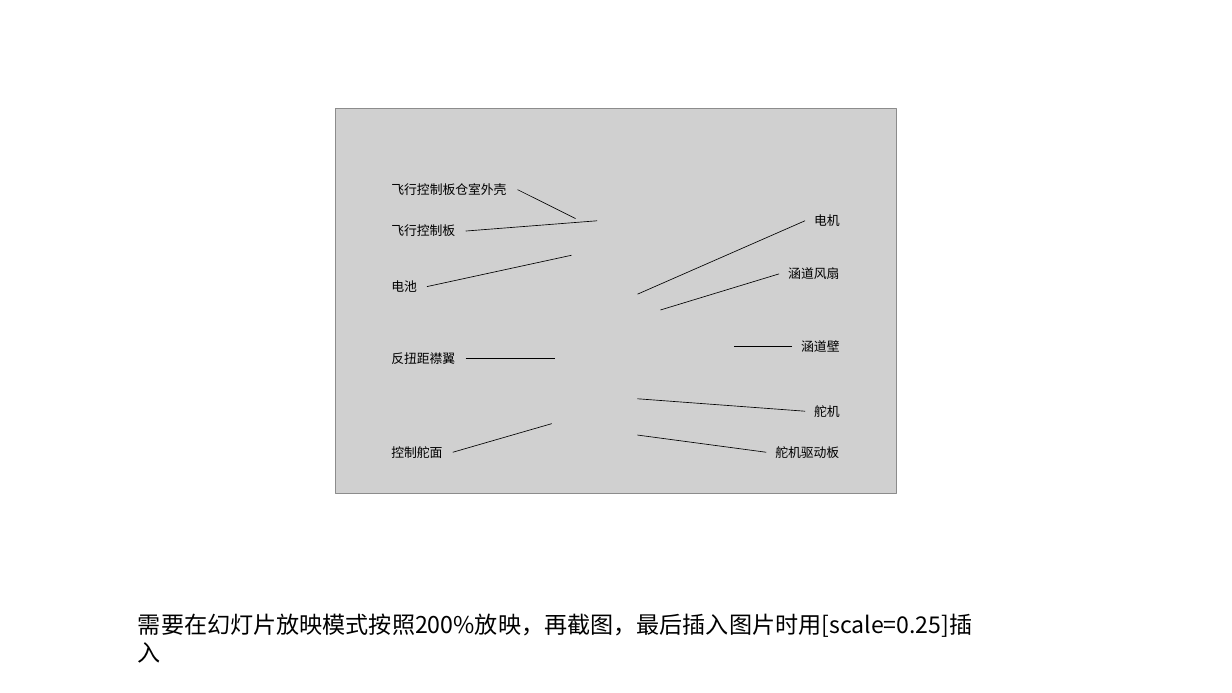
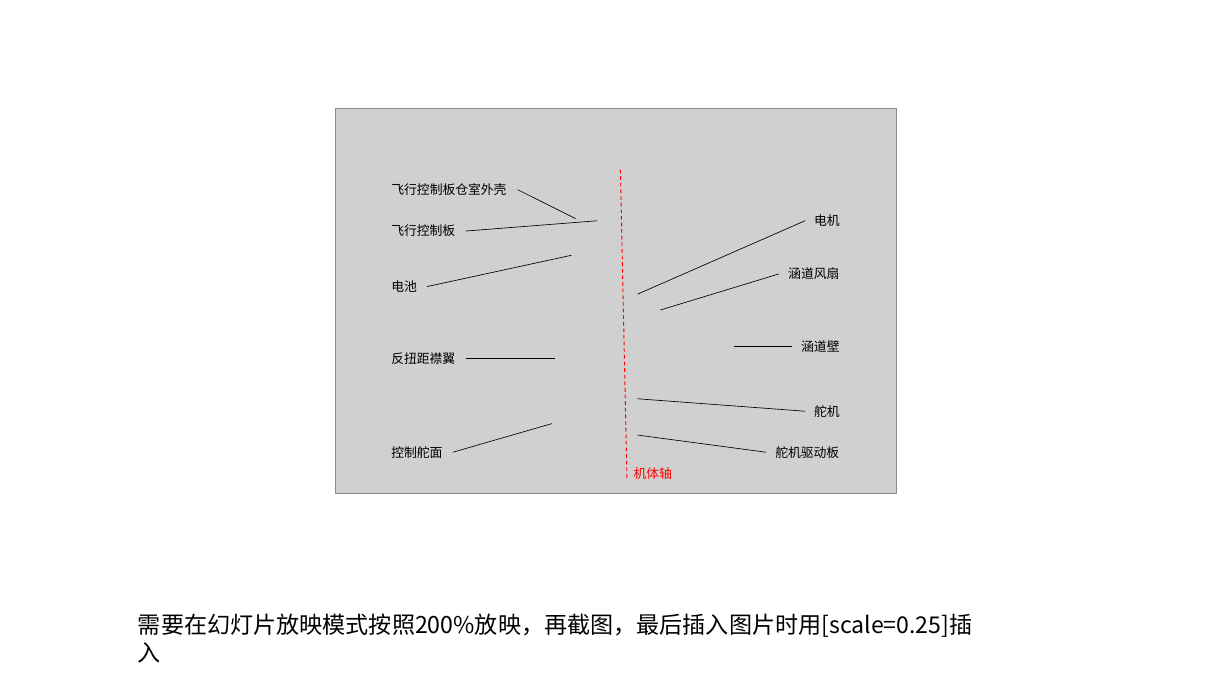
Before and after one commit to CuiKaiKyun/master_graduate, a slide deck: slide 2 of figure/论文作图.pptx. Drawn at 1232x693 pixels with LibreOffice and Linux fonts; fonts in the diff are those of the drawing; grey boxes stand for pictures. Boxes give left, top, right and bottom in pixels: in the first picture for what was removed or moved away, otherwise in the second. Text is boxed around its words. In the diff, an @@ line names an element or a change of style, - is before the commit and + after.

```diff
--- a/figure/论文作图.pptx
+++ b/figure/论文作图.pptx
@@ line added from (628, 478) to (620, 168), #FF0000 0.75 pt dashed @@
@@ text added at [634, 467, 672, 479], 10 pt, text #FF0000 @@
+机体轴
```
Also in this commit, not shown: 4 slides added, 9 other files.
